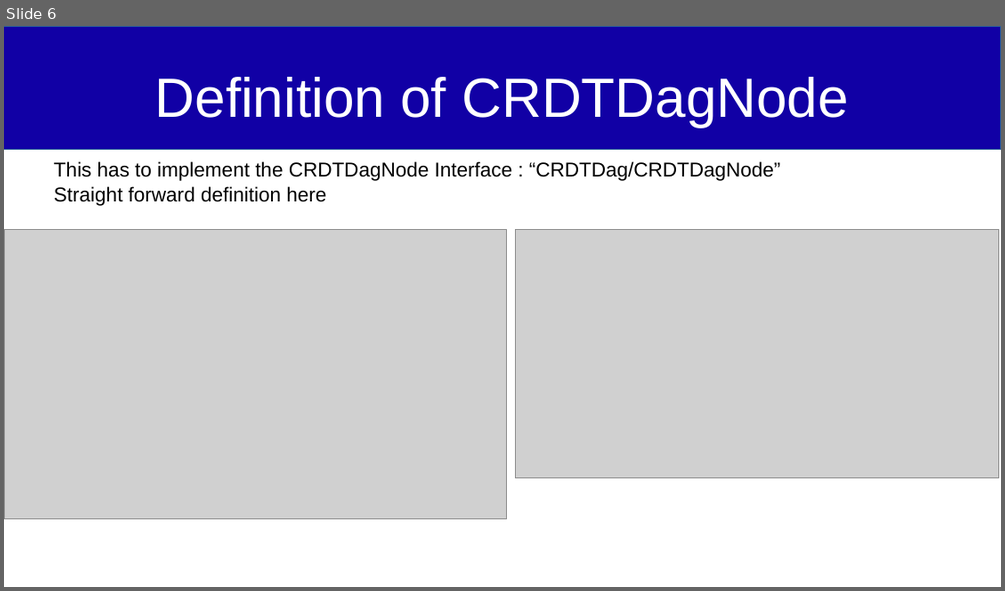
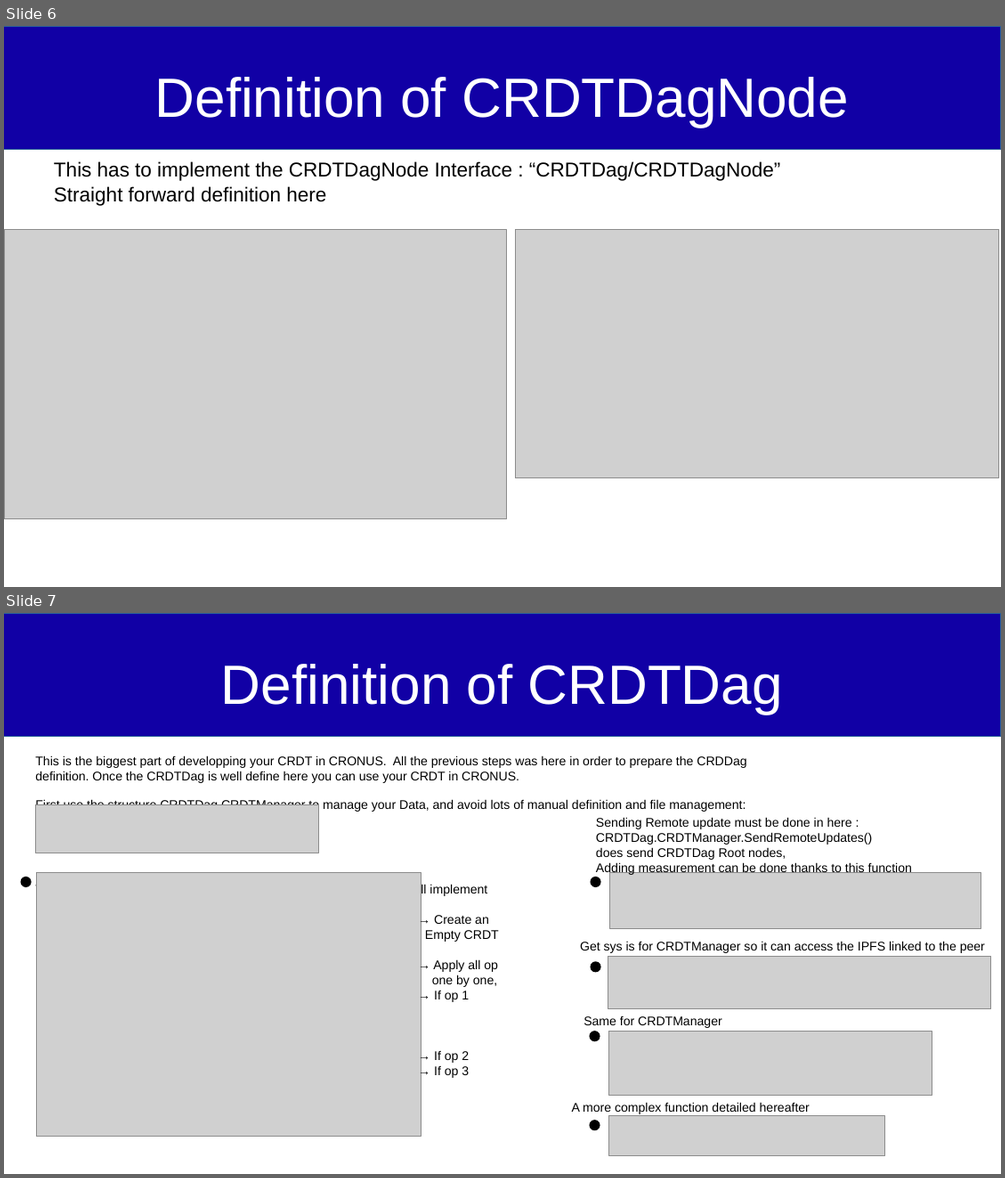
Before and after one commit to Qachr/IM-CRDT, a slide deck: CRDT_IPFS/Define your CRDT.odp. Shown one above the other, each under a label of ours: slide 6 before the commit, slides 6 and 7 after it. The pictures are 1005x591 and 1005x1178 pixels, drawn with LibreOffice and Linux fonts; fonts in the diff are those of the drawing; grey boxes stand for pictures. Boxes give left, top, right and bottom in pixels: in the first picture for what was removed or moved away, otherwise in the second. Text is boxed around its words. In the diff, an @@ line names an element or a change of style, - is before the commit and + after.

```diff
--- a/CRDT_IPFS/Define your CRDT.odp
+++ b/CRDT_IPFS/Define your CRDT.odp
@@ slide 7 added at <box>4,613,1001,1174</box>, background #FFFFFF @@
@@ rectangle added at <box>4,613,1001,737</box>, fill #1100A5, outline #2A6099 0 pt @@
@@ title added at <box>221,664,783,714</box>, 44 pt, text #FFFFFF @@
+Definition of CRDTDag
@@ text added at <box>35,755,746,897</box>, 10 pt, text #000000 @@
+This is the biggest part of developping your CRDT in CRONUS. All the previous steps was here in order to prepare the CRDDag definition. Once the CRDTDag is well define here you can use your CRDT in CRONUS.
+First use the structure CRDTDag.CRDTManager to manage your Data, and avoid lots of manual definition and file management:
+This should implement the interface “CRDTDag/CRDTDag”, i.e. it shall implement
@@ picture added at <box>36,804,319,852</box> @@
@@ text added at <box>596,817,912,876</box>, 10 pt, text #000000 @@
+Sending Remote update must be done in here : CRDTDag.CRDTManager.SendRemoteUpdates()
+does send CRDTDag Root nodes,
+Adding measurement can be done thanks to this function
@@ ellipse added at <box>20,876,31,887</box>, fill #000000 @@
@@ picture added at <box>37,873,421,1135</box> @@
@@ ellipse added at <box>591,876,601,887</box>, fill #000000 @@
@@ picture added at <box>610,873,981,929</box> @@
@@ text added at <box>425,915,499,1078</box>, 10 pt, text #000000 @@
+→ Create an
+Empty CRDT
+→ Apply all op
+one by one,
+→ If op 1
+→ If op 2
+→ If op 3
@@ text added at <box>580,941,985,953</box>, 10 pt, text #000000 @@
+Get sys is for CRDTManager so it can access the IPFS linked to the peer
@@ picture added at <box>608,956,992,1009</box> @@
@@ ellipse added at <box>591,961,601,972</box>, fill #000000 @@
@@ text added at <box>583,1016,722,1028</box>, 10 pt, text #000000 @@
+Same for CRDTManager
@@ ellipse added at <box>590,1031,600,1042</box>, fill #000000 @@
@@ picture added at <box>609,1032,933,1096</box> @@
@@ text added at <box>572,1102,809,1114</box>, 10 pt, text #000000 @@
+A more complex function detailed hereafter
@@ ellipse added at <box>590,1119,600,1130</box>, fill #000000 @@
@@ picture added at <box>609,1116,886,1156</box> @@
```
Also in this commit, not shown: 4 other slides added, 1 slide removed, 1 other file.
